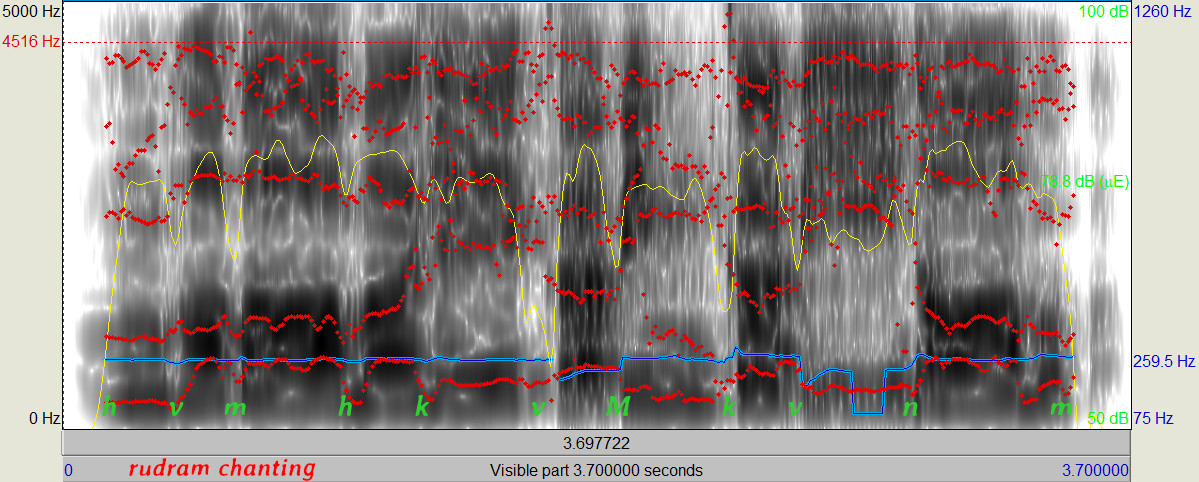
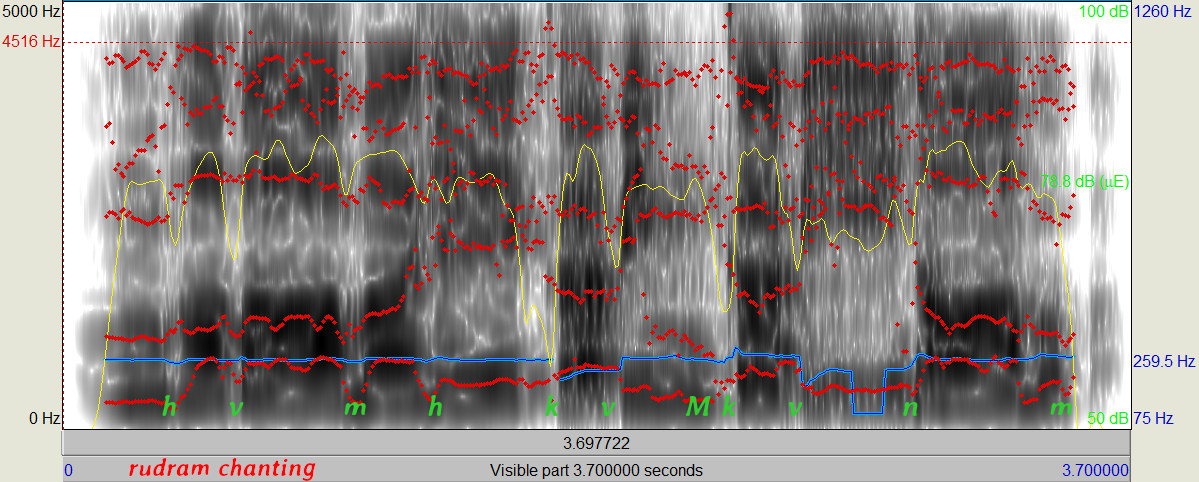
Comparing the layer stacks of the two 1199×482 images. Changes:
added layer "h v m ..." above "..." over [162,395,711,416]
renamed "h v m h k ..." to "...", painted on it over [102,395,711,416]
